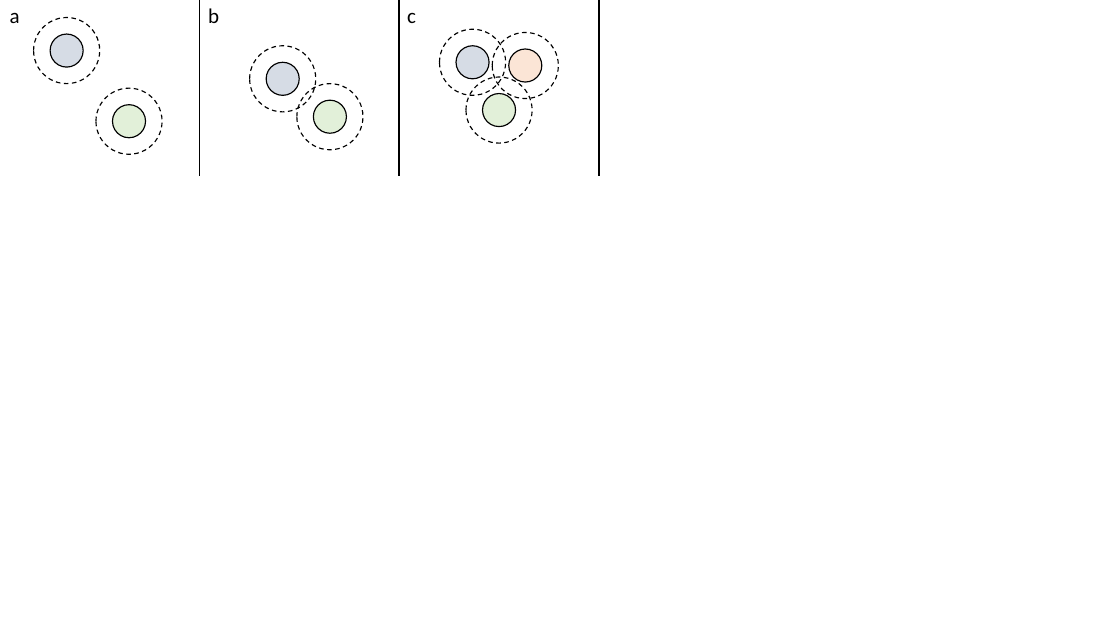
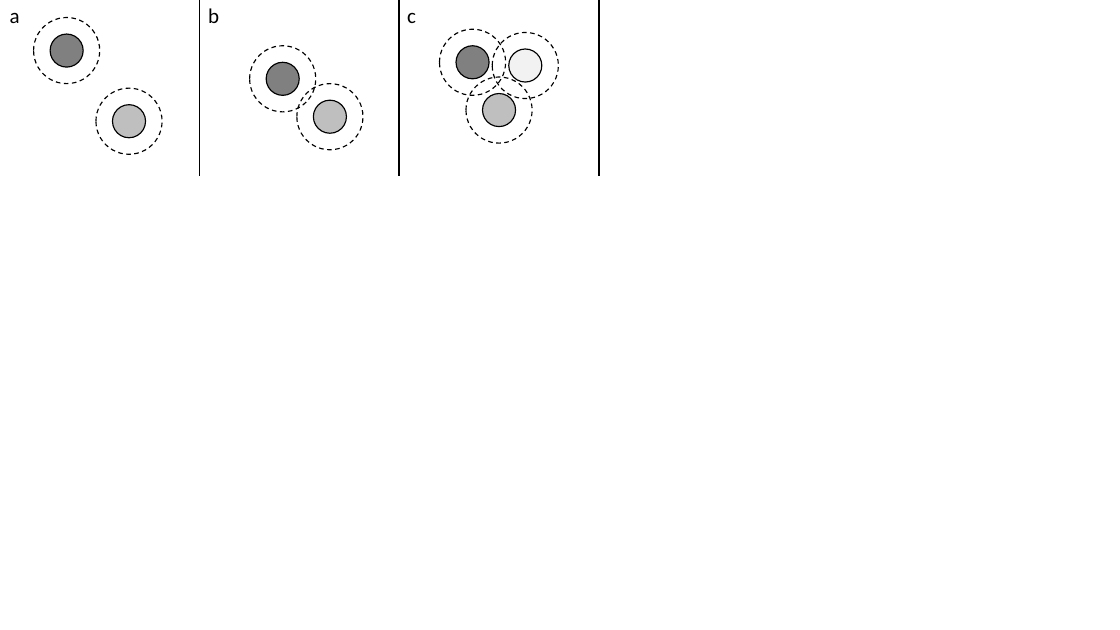
Before and after one commit to raharjaliu/msc-thesis-manu, a slide deck: slide 1 of images/cells_confusion.pptx. Drawn at 1120x630 pixels with LibreOffice and Linux fonts; fonts in the diff are those of the drawing. Boxes give left, top, right and bottom in pixels: in the first picture for what was removed or moved away, otherwise in the second. Text is boxed around its words. In the diff, an @@ line names an element or a change of style, - is before the commit and + after.

```diff
--- a/images/cells_confusion.pptx
+++ b/images/cells_confusion.pptx
@@ fill #D6DCE5 to #808080 in 3 elements at [50,34,83,67], [266,62,299,95], [456,45,489,78] @@
@@ ellipse at [509,49,542,82]: fill #FBE5D6 to #F2F2F2 @@
@@ fill #E2F0D9 to #BFBFBF in 3 elements at [113,105,145,138], [313,100,346,133], [482,93,515,126] @@
```
Also in this commit, not shown: 30 other files.
